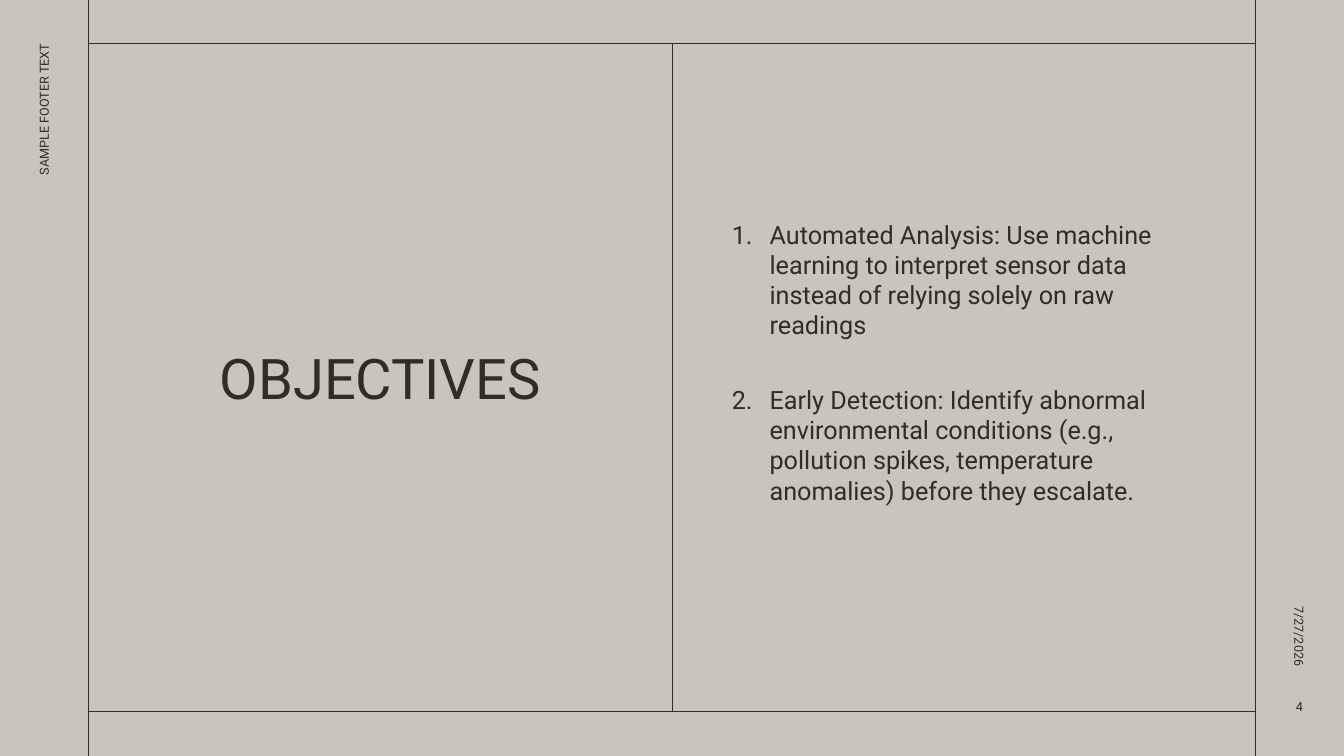
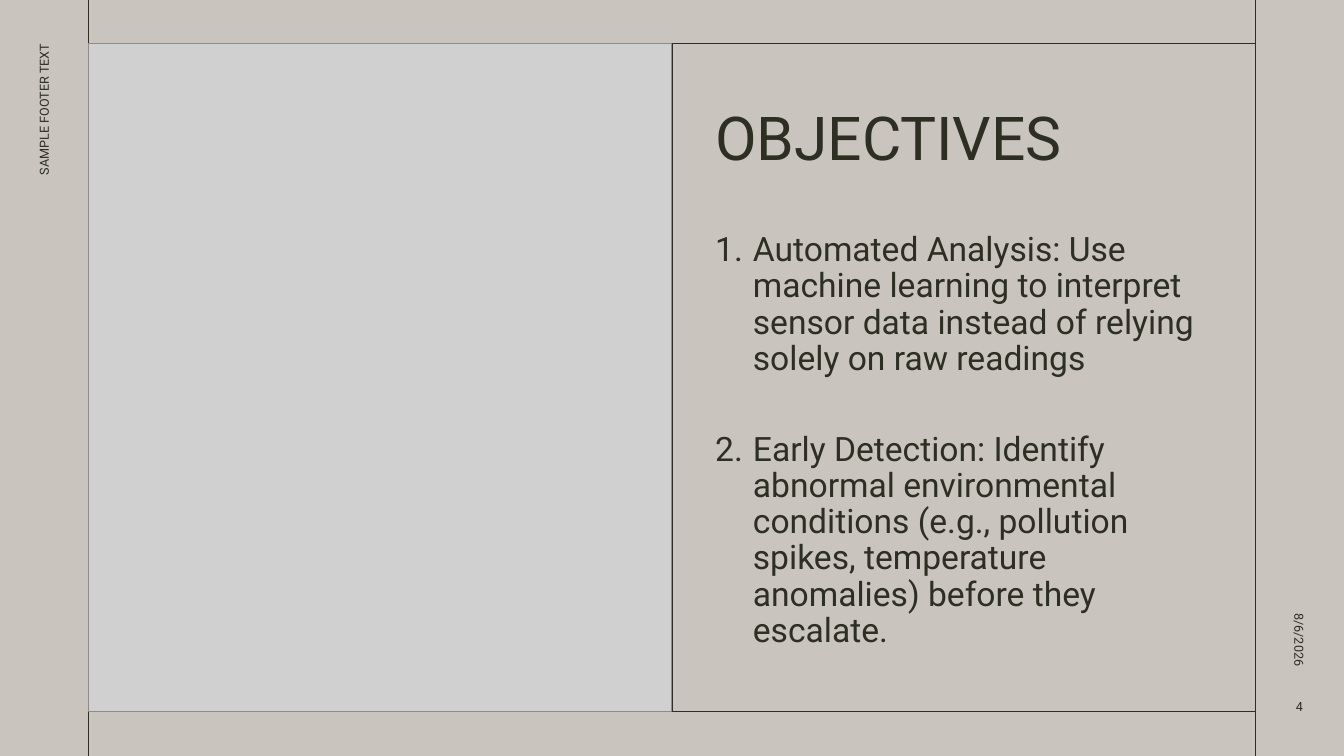
Before and after one commit to cucucumber789-svg/EGT307_T2_Bacon, a slide deck: slide 4 of EGT307 PRESENTATION.pptx. Drawn at 1344x756 pixels with LibreOffice and Linux fonts; fonts in the diff are those of the drawing; grey boxes stand for pictures. Boxes give left, top, right and bottom in pixels: in the first picture for what was removed or moved away, otherwise in the second. Text is boxed around its words. In the diff, an @@ line names an element or a change of style, - is before the commit and + after.

```diff
--- a/EGT307 PRESENTATION.pptx
+++ b/EGT307 PRESENTATION.pptx
@@ picture added at (x1=89, y1=44, x2=671, y2=712) @@
@@ title "OBJECTIVES" moved from (x1=220, y1=358, x2=541, y2=400) to (x1=715, y1=116, x2=1061, y2=161) @@
@@ title "OBJECTIVES" at (x1=715, y1=116, x2=1061, y2=161): size 40 to 43.2 pt; alignment centre to left; vertical alignment middle to bottom @@
@@ text "Automated Analysis: Use machine learning ..." moved from (x1=770, y1=225, x2=1151, y2=506) to (x1=753, y1=236, x2=1194, y2=643) @@
@@ text "Automated Analysis: Use machine learning ..." at (x1=753, y1=236, x2=1194, y2=643): size 18 to 24 pt; line spacing 1 to 0.9; vertical alignment middle to top @@
@@ text at (x1=1291, y1=618, x2=1308, y2=665): text changed @@
-7/27/2026
+8/6/2026
```
Also in this commit, not shown: 13 other slides changed, 3 slides added, 2 slides removed, 48 other files.
